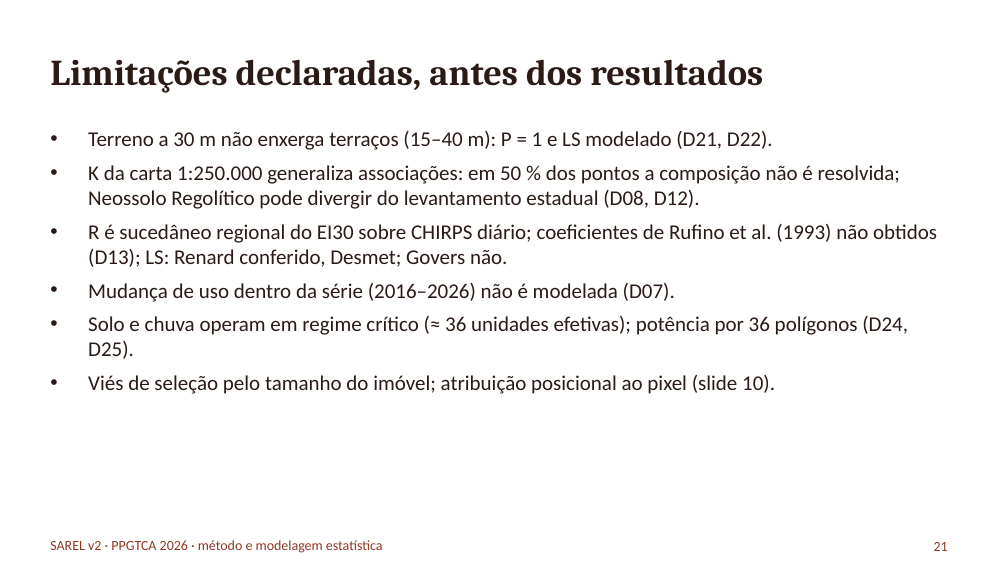
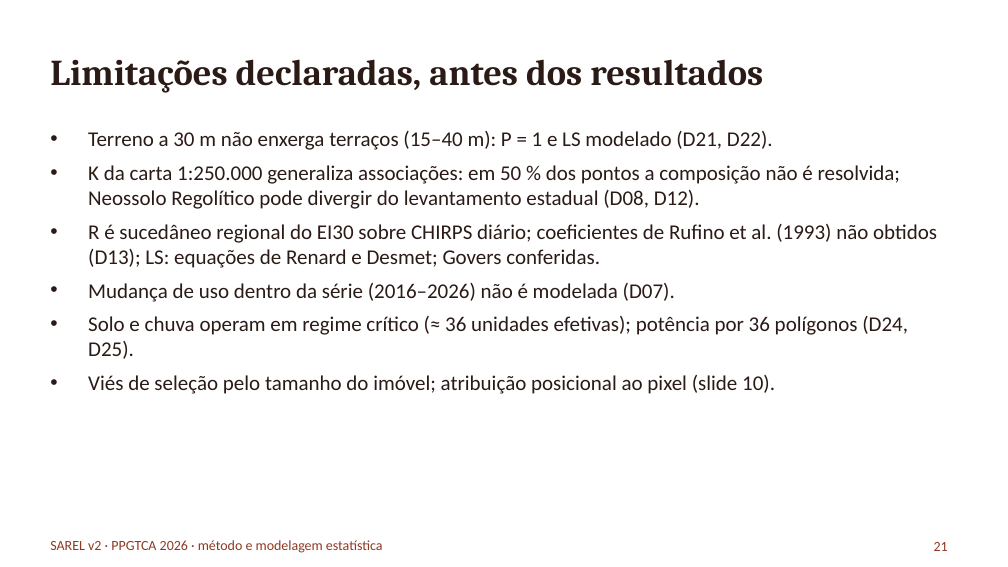
Before and after one commit to RedZardoz/localizador-erosao-v02, a slide deck: slide 21 of docs/Apresentacao_Pesquisa_SAREL_2026-10-06.pptx. Drawn at 1008x567 pixels with LibreOffice and Linux fonts; fonts in the diff are those of the drawing. Boxes give left, top, right and bottom in pixels: in the first picture for what was removed or moved away, otherwise in the second. Text is boxed around its words. In the diff, an @@ line names an element or a change of style, - is before the commit and + after.

```diff
--- a/docs/Apresentacao_Pesquisa_SAREL_2026-10-06.pptx
+++ b/docs/Apresentacao_Pesquisa_SAREL_2026-10-06.pptx
@@ text at (88, 224, 937, 268): text changed @@
-• R é sucedâneo regional do EI30 sobre CHIRPS diário; coeficientes de Rufino et al. (1993) não obtidos (D13); LS: Renard conferido, Desmet; Govers não.
+• R é sucedâneo regional do EI30 sobre CHIRPS diário; coeficientes de Rufino et al. (1993) não obtidos (D13); LS: equações de Renard e Desmet; Govers conferidas.
```
Also in this commit, not shown: 6 other files.
